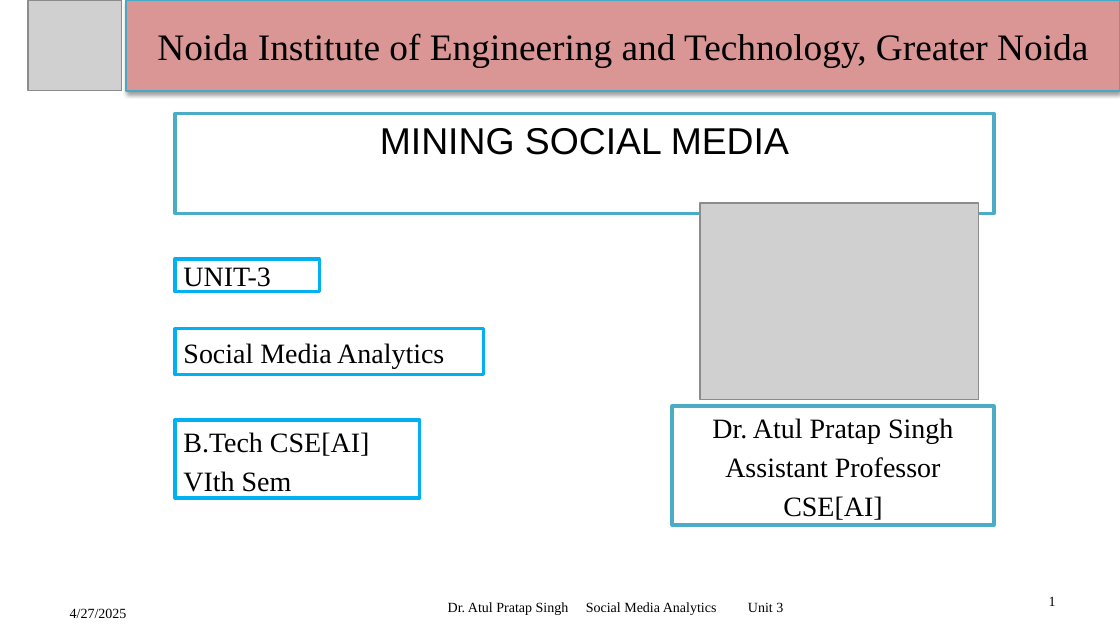
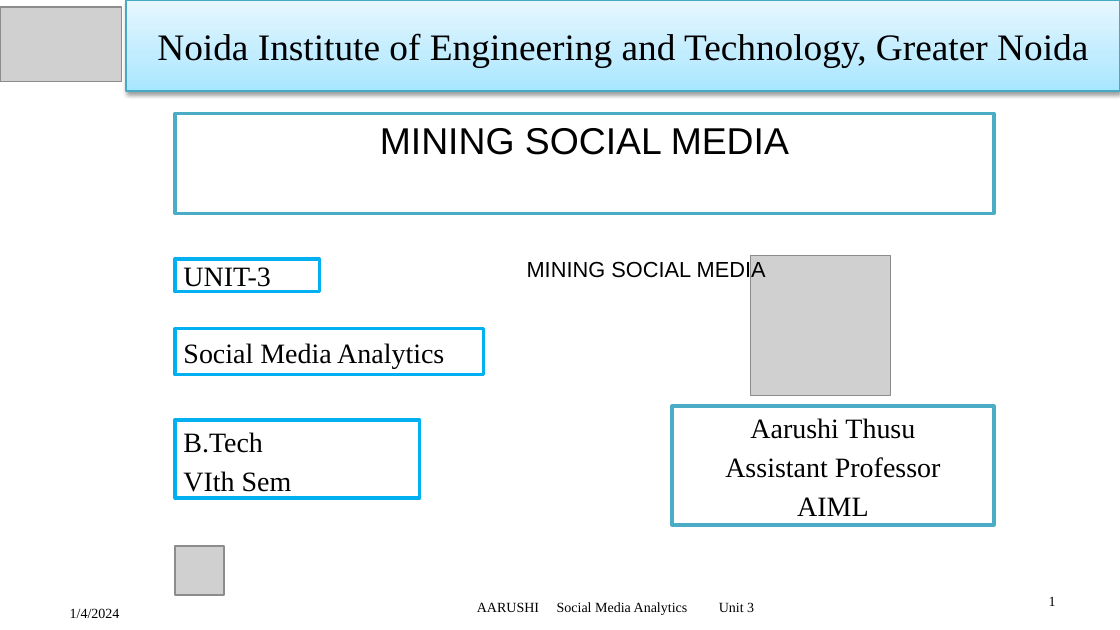
Before and after one commit to DevGoyalG/NIET-Study-Material, a slide deck: slide 1 of CSE (Artificial Intelligence and Machine Learning)/Third Year/Sixth Semester/PPTs/Social Media Analytics/SMA - Unit 3.pptx. Drawn at 1120x630 pixels with LibreOffice and Linux fonts; fonts in the diff are those of the drawing; grey boxes stand for pictures. Boxes give left, top, right and bottom in pixels: in the first picture for what was removed or moved away, otherwise in the second. Text is boxed around its words. In the diff, an @@ line names an element or a change of style, - is before the commit and + after.

```diff
--- a/CSE (Artificial Intelligence and Machine Learning)/Third Year/Sixth Semester/PPTs/Social Media Analytics/SMA - Unit 3.pptx
+++ b/CSE (Artificial Intelligence and Machine Learning)/Third Year/Sixth Semester/PPTs/Social Media Analytics/SMA - Unit 3.pptx
@@ picture: place and size @@
-picture at (28, 0, 121, 91)
+picture at (0, 7, 121, 82)
@@ title "Noida Institute of Engineering and ..." at (125, 0, 1120, 91): fill #D99694 to gradient #A7E6FF to #C1EDFF to #E7F8FF @@
@@ picture removed at (700, 203, 979, 400) @@
@@ text added at (527, 260, 766, 282), 14 pt, text #000000 @@
+MINING SOCIAL MEDIA
@@ picture added at (750, 256, 890, 396) @@
@@ text in rectangle at (750, 418, 915, 439): text changed @@
-Dr. Atul Pratap Singh
+Aarushi Thusu
@@ text in rectangle at (183, 432, 263, 453): text changed @@
-B.Tech CSE[AI]
+B.Tech
@@ text in rectangle at (797, 497, 868, 516): text changed @@
-CSE[AI]
+AIML
@@ picture added at (175, 547, 224, 596) @@
@@ text at (70, 608, 120, 618): text changed @@
-4/27/2025
+1/4/2024
@@ text at (477, 602, 754, 615): text changed @@
-Dr. Atul Pratap Singh Social Media Analytics Unit 3
+AARUSHI Social Media Analytics Unit 3
```
Also in this commit, not shown: 88 other slides changed, 9 other files.
